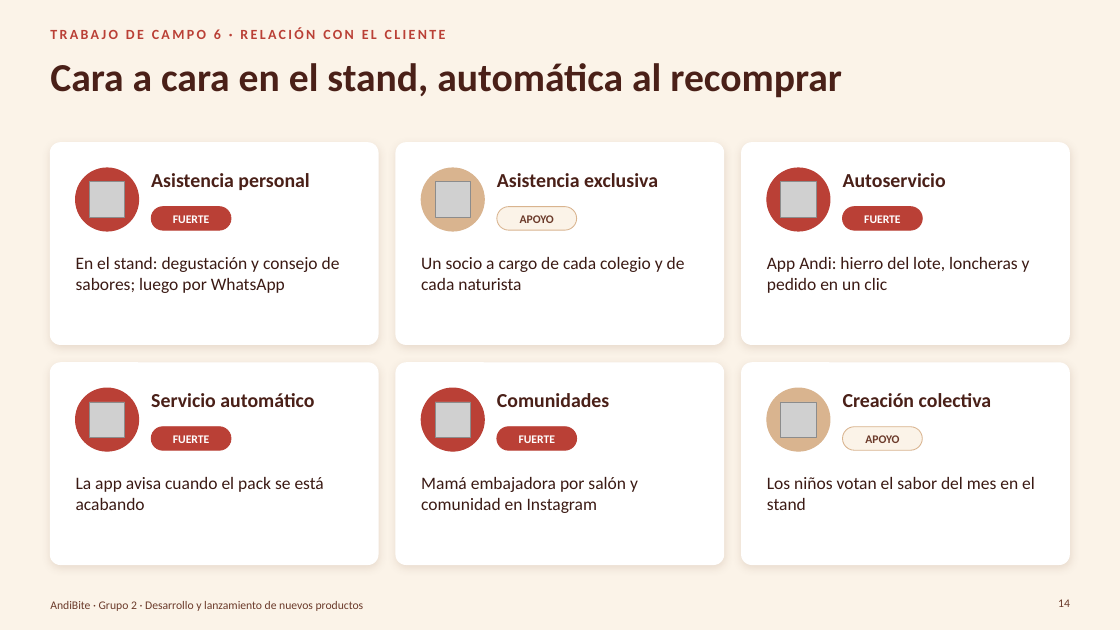
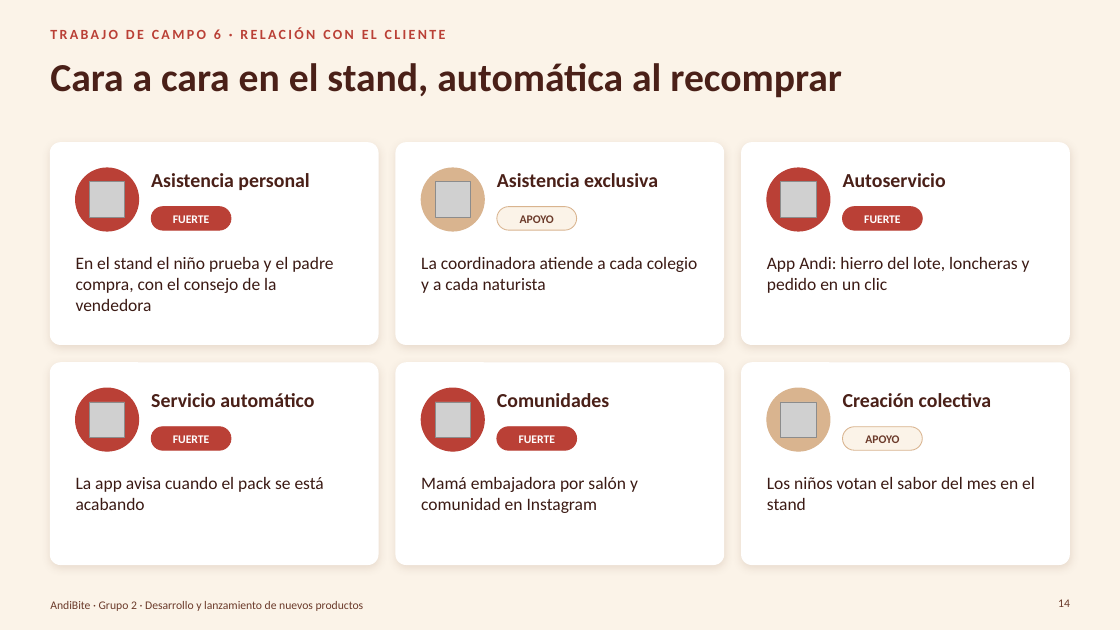
Before and after one commit to Darknow-web/Desarrollo-y-lanzamiento-de-producto-y-marca, a slide deck: slide 14 of 04-reformulacion/TC5-8/TC5-8-AndiBite.pptx. Drawn at 1120x630 pixels with LibreOffice and Linux fonts; fonts in the diff are those of the drawing; grey boxes stand for pictures; background and template pictures are left out. Boxes give left, top, right and bottom in pixels: in the first picture for what was removed or moved away, otherwise in the second. Text is boxed around its words. In the diff, an @@ line names an element or a change of style, - is before the commit and + after.

```diff
--- a/04-reformulacion/TC5-8/TC5-8-AndiBite.pptx
+++ b/04-reformulacion/TC5-8/TC5-8-AndiBite.pptx
@@ text at box(76, 257, 333, 311): text changed @@
-En el stand: degustación y consejo de sabores; luego por WhatsApp
+En el stand el niño prueba y el padre compra, con el consejo de la vendedora
@@ text at box(421, 257, 698, 293): text changed @@
-Un socio a cargo de cada colegio y de cada naturista
+La coordinadora atiende a cada colegio y a cada naturista
```
Also in this commit, not shown: 25 other slides changed, 3 slides added, 5 other files.
